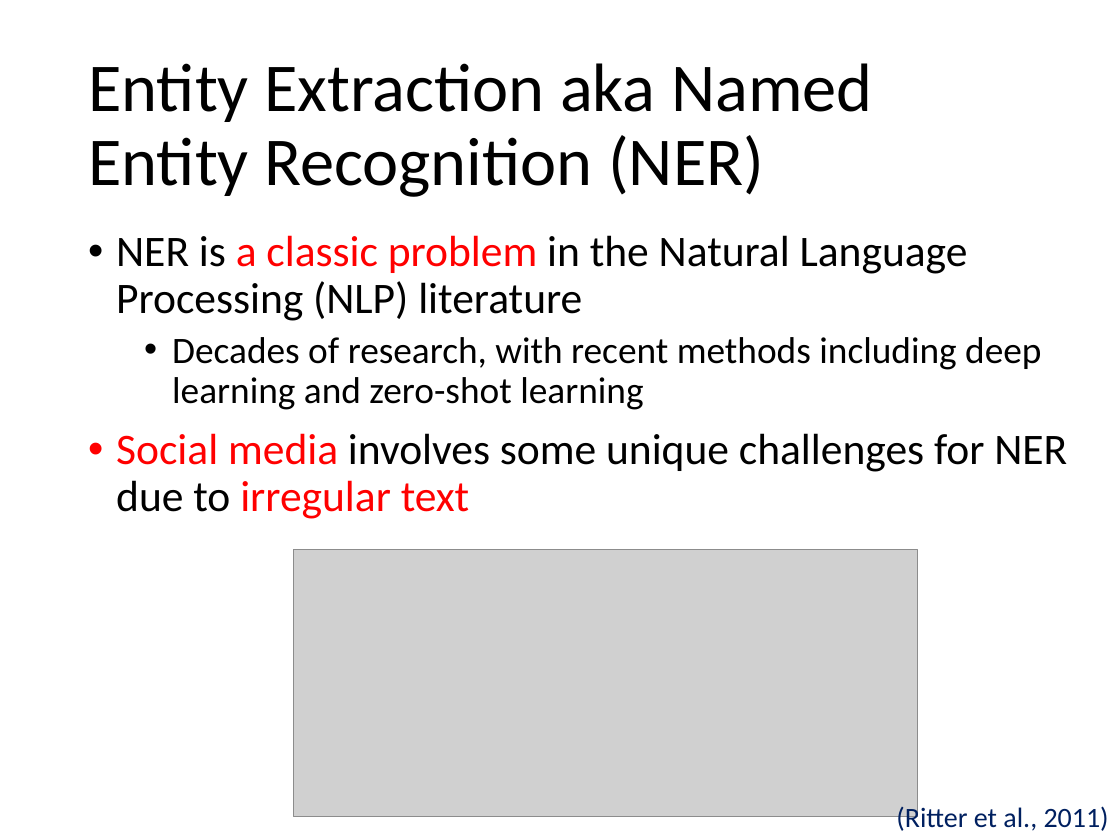
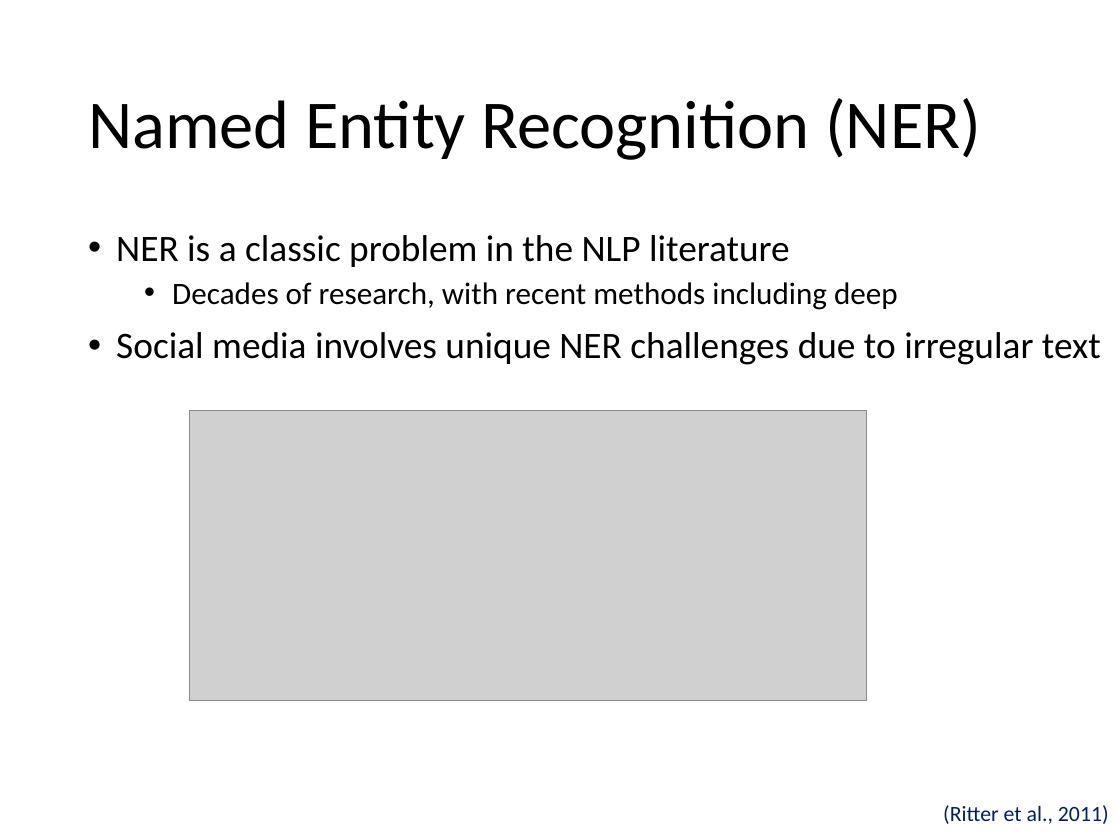
Before and after one commit to evhart/smasac-tutorial, a slide deck: slide 14 of slides/pptx/3-entity-extraction.pptx. Drawn at 1120x840 pixels with LibreOffice and Linux fonts; fonts in the diff are those of the drawing; grey boxes stand for pictures. Boxes give left, top, right and bottom in pixels: in the first picture for what was removed or moved away, otherwise in the second. Text is boxed around its words. In the diff, an @@ line names an element or a change of style, - is before the commit and + after.

Commit message:
some more changes to event extraction slides etc.

```diff
--- a/slides/pptx/3-entity-extraction.pptx
+++ b/slides/pptx/3-entity-extraction.pptx
@@ title at (88, 98, 981, 160): text changed @@
-Entity Extraction aka Named Entity Recognition (NER)
+Named Entity Recognition (NER)
@@ text at (116, 235, 1101, 365): text changed; size 28 to 24 pt @@
-• NER is a classic problem in the Natural Language Processing (NLP) literature
-  • Decades of research, with recent methods including deep learning and zero-shot learning
-• Social media involves some unique challenges for NER due to irregular text
+• NER is a classic problem in the NLP literature
+  • Decades of research, with recent methods including deep
+• Social media involves unique NER challenges due to irregular text
@@ picture: place and size @@
-picture at (293, 550, 917, 816)
+picture at (189, 411, 867, 701)
@@ text "(Ritter et al., 2011)" at (943, 805, 1109, 824): size 18 to 14 pt @@
```
Also in this commit, not shown: 16 other slides changed, 2 slides added, 1 other file.
